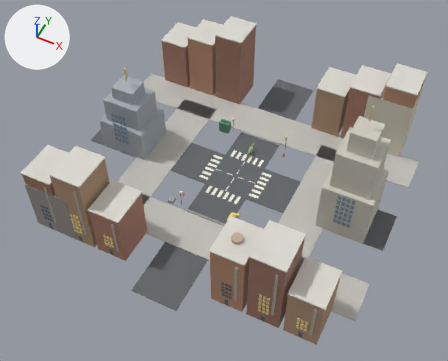
Renders of the Blender file blender/dino_manhattan.blend from each side of a commit.
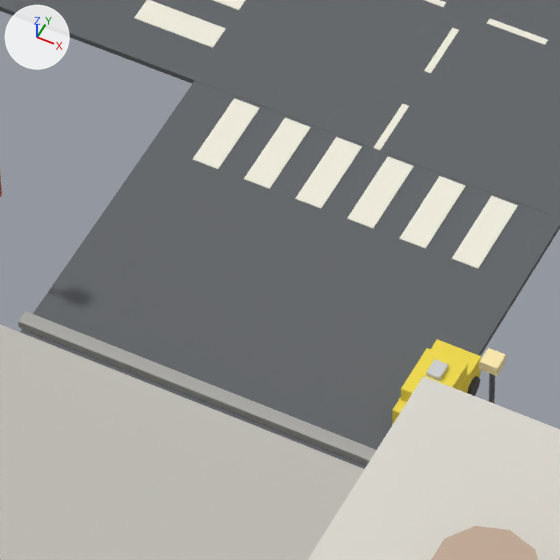
The first picture shows the older version from a 50 mm lens placed at (40.0, -85.8, 104.4), pointed at (1.5, -8.7, 8.0). The close-ups show the older and then the newer version on the part from 41% to 55% of the width and 48% to 65% of the height of that picture. Only the edits that show in the close-ups are written down. Arrows for +X, +Y and +Z are at upper left; the lights stay in place.

Objects in the first close-up: 'BrownstoneS3_cornice', 'CurbS', 'SidewalkS', 'StreetEW', 'StreetNS', 'WaterTowerS', 'XwalkS0', 'XwalkS1', 'XwalkS2', 'XwalkS3', 'XwalkS4', 'XwalkS5' and 12 more.
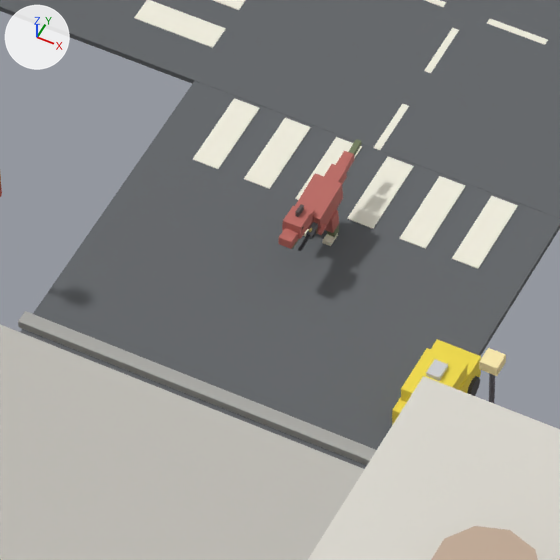
Pixel boxes [x1, y1, x2, y2] of what changed, in the close-ups (560 x 560 px):
'EnemyBody', added (pink): after [295, 173, 343, 230]
'EnemySkull', added (pink): after [282, 206, 311, 239]
'EnemySnout', added: after [279, 228, 299, 249]
'EnemyTail1', added: after [324, 164, 347, 184]
'EnemyTail2', added: after [336, 151, 354, 173]
'EnemyThighMeshR', added: after [325, 210, 339, 233]
'EnemyFootR', added: after [322, 233, 338, 246]
'EnemyTail3', added: after [349, 139, 361, 156]
'EnemyGunReceiver', added: after [306, 222, 318, 238]
'EnemyNeckMesh', added: after [304, 205, 315, 223]
'EnemyGunBarrel', added: after [298, 234, 310, 251]
'EnemyCrest', added: after [295, 204, 304, 217]
'EnemyShinMeshR', added: after [327, 224, 339, 237]
'EnemyArmMeshR', added: after [318, 223, 327, 235]
'XwalkS2', unchanged, covered by the edit: before [295, 137, 362, 209]; after [295, 137, 362, 200]

The change, as a diff of the scene's bpy script:
```diff
--- a/blender/dino_manhattan.blend.py
+++ b/blender/dino_manhattan.blend.py
@@ ob_enemygunbarrel @@
+ob_enemygunbarrel = bpy.data.objects.new('EnemyGunBarrel', me_enemygunbarrel)  # a box spanning x -0.035..0.035, y -0.275..0.275, z -0.035..0.035; in mat_enemy_gun_dark (dark grey #45454b)
+ob_enemygunbarrel.parent = ob_enemygun
+ob_enemygunbarrel.location = (0.0, 0.48, 0.02)
@@ ob_enemygun @@
+ob_enemygun = bpy.data.objects.new('EnemyGun', None)
+ob_enemygun.parent = ob_enemyarmr
+ob_enemygun.location = (0.12, 0.22, -0.02)
@@ ob_enemyarmr @@
+ob_enemyarmr = bpy.data.objects.new('EnemyArmR', None)
+ob_enemyarmr.parent = ob_enemyhips
+ob_enemyarmr.location = (-0.34, 0.55, 0.17)
@@ ob_enemyhips @@
+ob_enemyhips = bpy.data.objects.new('EnemyHips', None)
+ob_enemyhips.parent = ob_enemyrig
+ob_enemyhips.location = (0.0, 0.0, 1.15)
+ob_enemyhips.rotation_euler = (-0.105, 0.0, 0.0)  # degrees (-6, 0, 0)
@@ ob_enemyrig @@
+ob_enemyrig = bpy.data.objects.new('EnemyRig', None)
+ob_enemyrig.parent = ob_enemy
+ob_enemyrig.location = (0.0, 0.0, 0.0)
+ob_enemyrig.rotation_euler = (0.0, 0.0, 3.142)  # degrees (0, 0, 180)
@@ ob_enemy @@
+ob_enemy = bpy.data.objects.new('Enemy', None)
+ob_enemy.location = (0.0, -8.0, 0.0)
@@ ob_enemygunreceiver @@
+ob_enemygunreceiver = bpy.data.objects.new('EnemyGunReceiver', me_enemygunreceiver)  # a box spanning x -0.06..0.06, y -0.21..0.21, z -0.07..0.07; in mat_enemy_gun_steel (grey #76797e)
+ob_enemygunreceiver.parent = ob_enemygun
+ob_enemygunreceiver.location = (0.0, 0.08, 0.0)
@@ ob_enemyarmmeshr @@
+ob_enemyarmmeshr = bpy.data.objects.new('EnemyArmMeshR', me_enemyarmmeshr)  # a box spanning x -0.05..0.05, y -0.14..0.14, z -0.05..0.05; in mat_enemy_hide (pink #bf6f69)
+ob_enemyarmmeshr.parent = ob_enemyarmr
+ob_enemyarmmeshr.location = (-0.04, 0.13, -0.14)
@@ ob_enemyfootr @@
+ob_enemyfootr = bpy.data.objects.new('EnemyFootR', me_enemyfootr)  # a box spanning x -0.11..0.11, y -0.19..0.19, z -0.05..0.05; in mat_enemy_claw (pale yellow #eae5ce)
+ob_enemyfootr.parent = ob_enemyshinr
+ob_enemyfootr.location = (0.0, 0.12, -0.35)
@@ ob_enemyshinr @@
+ob_enemyshinr = bpy.data.objects.new('EnemyShinR', None)
+ob_enemyshinr.parent = ob_enemythighr
+ob_enemyshinr.location = (0.0, -0.03, -0.53)
+ob_enemyshinr.rotation_euler = (0.12, 0.0, 0.0)  # degrees (6.9, 0, 0)
@@ ob_enemythighr @@
+ob_enemythighr = bpy.data.objects.new('EnemyThighR', None)
+ob_enemythighr.parent = ob_enemyhips
+ob_enemythighr.location = (-0.28, 0.05, -0.2)
@@ ob_enemyshinmeshr @@
+ob_enemyshinmeshr = bpy.data.objects.new('EnemyShinMeshR', me_enemyshinmeshr)  # a box spanning x -0.1..0.1, y -0.12..0.12, z -0.19..0.19; in mat_enemy_dark (greyish green #768161)
+ob_enemyshinmeshr.parent = ob_enemyshinr
+ob_enemyshinmeshr.location = (0.0, -0.04, -0.16)
@@ ob_enemythighmeshr @@
+ob_enemythighmeshr = bpy.data.objects.new('EnemyThighMeshR', me_enemythighmeshr)  # a box spanning x -0.13..0.13, y -0.16..0.16, z -0.275..0.275; in mat_enemy_hide (pink #bf6f69)
+ob_enemythighmeshr.parent = ob_enemythighr
+ob_enemythighmeshr.location = (0.0, 0.03, -0.23)
@@ ob_enemytail3 @@
+ob_enemytail3 = bpy.data.objects.new('EnemyTail3', me_enemytail3)  # a box spanning x -0.07..0.07, y -0.21..0.21, z -0.07..0.07; in mat_enemy_dark (greyish green #768161)
+ob_enemytail3.parent = ob_enemytailtip
+ob_enemytail3.location = (0.0, -0.12, -0.02)
@@ ob_enemytailtip @@
+ob_enemytailtip = bpy.data.objects.new('EnemyTailTip', None)
+ob_enemytailtip.parent = ob_enemytailmid
+ob_enemytailtip.location = (0.0, -0.55, -0.08)
@@ ob_enemytailmid @@
+ob_enemytailmid = bpy.data.objects.new('EnemyTailMid', None)
+ob_enemytailmid.parent = ob_enemytailbase
+ob_enemytailmid.location = (0.0, -0.6, -0.04)
@@ ob_enemytailbase @@
+ob_enemytailbase = bpy.data.objects.new('EnemyTailBase', None)
+ob_enemytailbase.parent = ob_enemyhips
+ob_enemytailbase.location = (0.0, -0.55, 0.07)
@@ ob_enemytail2 @@
+ob_enemytail2 = bpy.data.objects.new('EnemyTail2', me_enemytail2)  # a box spanning x -0.13..0.13, y -0.25..0.25, z -0.12..0.12; in mat_enemy_hide (pink #bf6f69)
+ob_enemytail2.parent = ob_enemytailmid
+ob_enemytail2.location = (0.0, -0.13, -0.02)
@@ ob_enemytail1 @@
+ob_enemytail1 = bpy.data.objects.new('EnemyTail1', me_enemytail1)  # a box spanning x -0.19..0.19, y -0.275..0.275, z -0.17..0.17; in mat_enemy_hide (pink #bf6f69)
+ob_enemytail1.parent = ob_enemytailbase
+ob_enemytail1.location = (0.0, -0.17, 0.0)
@@ ob_enemycrest @@
+ob_enemycrest = bpy.data.objects.new('EnemyCrest', me_enemycrest)  # a box spanning x -0.04..0.04, y -0.14..0.14, z -0.09..0.09; in mat_enemy_crest (dark grey #615959)
+ob_enemycrest.parent = ob_enemyhead
+ob_enemycrest.location = (0.0, -0.04, 0.3)
@@ ob_enemyhead @@
+ob_enemyhead = bpy.data.objects.new('EnemyHead', None)
+ob_enemyhead.parent = ob_enemyneck
+ob_enemyhead.location = (0.0, 0.4, 0.23)
+ob_enemyhead.rotation_euler = (0.0175, 0.0, 0.0)  # degrees (1, 0, 0)
@@ ob_enemyneck @@
+ob_enemyneck = bpy.data.objects.new('EnemyNeck', None)
+ob_enemyneck.parent = ob_enemyhips
+ob_enemyneck.location = (0.0, 0.72, 0.4)
+ob_enemyneck.rotation_euler = (0.14, 0.0, 0.0)  # degrees (8, 0, 0)
@@ ob_enemysnout @@
+ob_enemysnout = bpy.data.objects.new('EnemySnout', me_enemysnout)  # a box spanning x -0.17..0.17, y -0.21..0.21, z -0.12..0.12; in mat_enemy_hide (pink #bf6f69)
+ob_enemysnout.parent = ob_enemyhead
+ob_enemysnout.location = (0.0, 0.5, -0.1)
@@ ob_enemyskull @@
+ob_enemyskull = bpy.data.objects.new('EnemySkull', me_enemyskull)  # a box spanning x -0.24..0.24, y -0.275..0.275, z -0.2..0.2; in mat_enemy_hide (pink #bf6f69)
+ob_enemyskull.parent = ob_enemyhead
+ob_enemyskull.location = (0.0, 0.1, 0.04)
@@ ob_enemyneckmesh @@
+ob_enemyneckmesh = bpy.data.objects.new('EnemyNeckMesh', me_enemyneckmesh)  # a box spanning x -0.16..0.16, y -0.19..0.19, z -0.16..0.16; in mat_enemy_hide (pink #bf6f69)
+ob_enemyneckmesh.parent = ob_enemyneck
+ob_enemyneckmesh.location = (0.0, 0.06, 0.03)
@@ ob_enemybody @@
+ob_enemybody = bpy.data.objects.new('EnemyBody', me_enemybody)  # a box spanning x -0.36..0.36, y -0.575..0.575, z -0.31..0.31; in mat_enemy_hide (pink #bf6f69)
+ob_enemybody.parent = ob_enemyhips
+ob_enemybody.location = (0.0, 0.12, 0.13)
```
